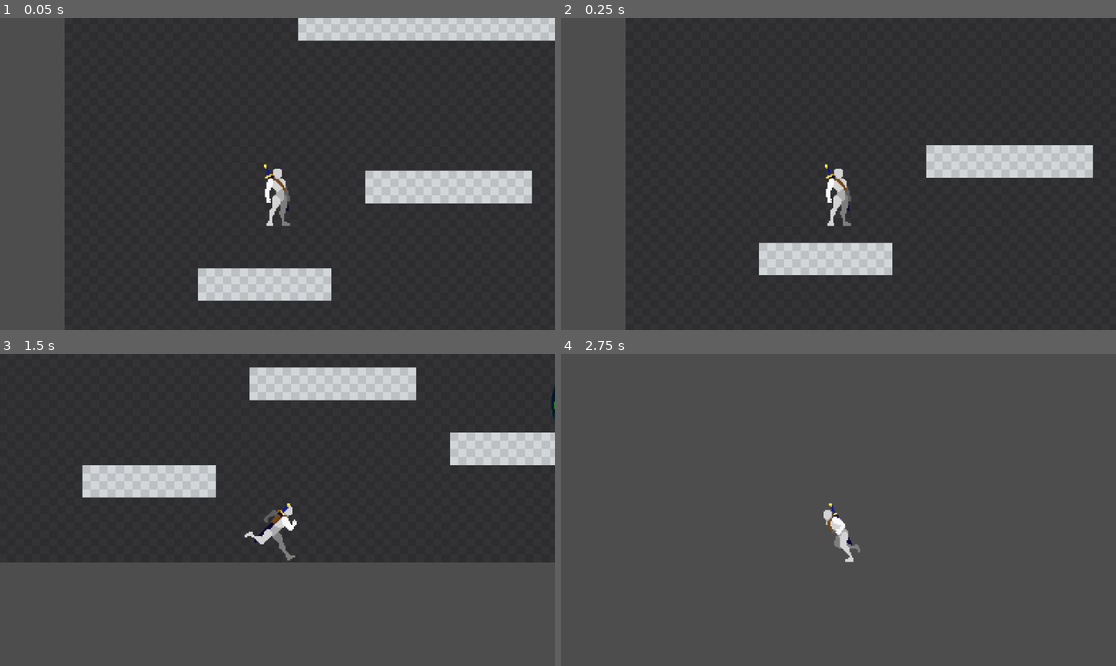
Above: before the commit, frames 1-4 (two rows, left to right).
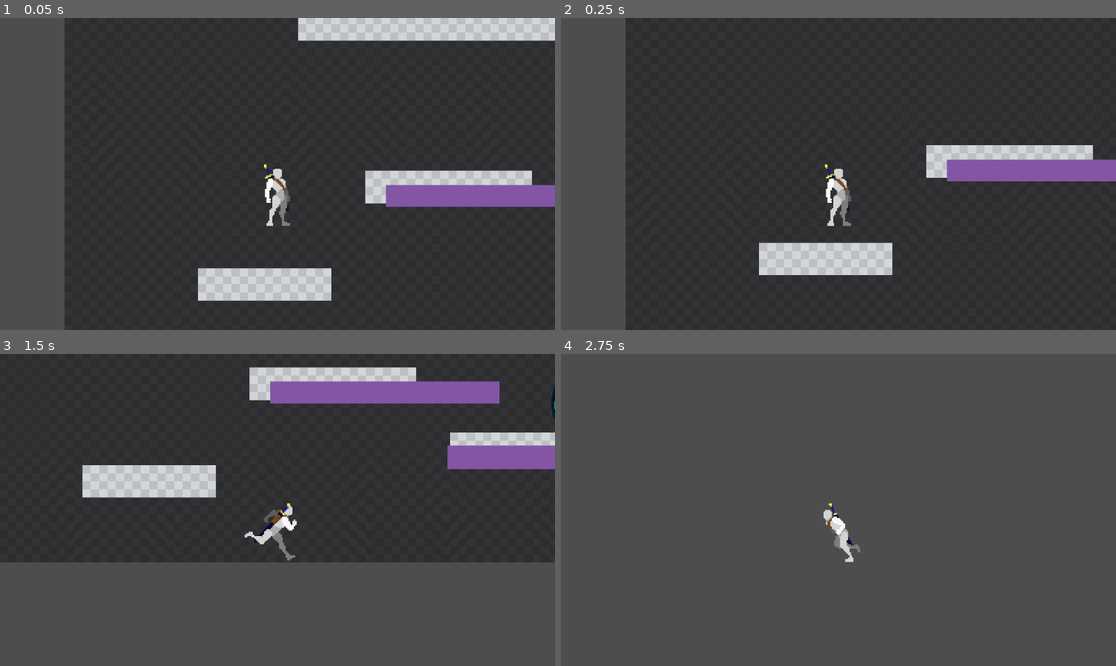
Above: after the commit, the same moments.

Repository: Lidrial/projet_69
Game: Godot game, scene res://demo_level.tscn
Same seed, same stepped clock (60 frames per second), same inputs: the game is played once before the commit and once after it. This scene is started directly instead of the project's main scene.
Inputs:
- Up to frame 1 (0.05 s): no input
- Up to frame 2 (0.25 s): no input
- Up to frame 3 (1.5 s): tap Enter (ui_accept) at 0.5, 0.77 s; hold Shift (input_shift) 0.53-1.28 s; hold D (input_move_right) from 0.53 s (still down); tap Space (input_space) at 1.35 s
- Up to frame 4 (2.75 s): tap Enter (ui_accept) at 1.52 s; release D (input_move_right) at 2.03 s; hold A (input_move_left) from 2.03 s (still down); hold Shift (input_shift) from 2.03 s (still down)

The runs differ from the first frame. In frame 1, 2.2% of the frame differs, in the area x 69-100%, y 53-61%; in frame 2, 2.1%; in frame 3, 4.5%, in the area x 48-100%, y 8-37%; in frame 4, nothing differs.

Commit message:
résolution bug multiple saut cthulu

Diff:
--- a/CthuluBody2D.gd
+++ b/CthuluBody2D.gd
@@ -3,9 +3,10 @@
 const SPEED = 150.0
 var mouvementX = 0
 var saut = 0
-var OneOrTwo
+var action
 var temp = 10
 const JUMP_VELOCITY = -400.0
+var HasJumped = false
 
 # Get the gravity from the project settings to be synced with RigidBody nodes.
 var gravity = ProjectSettings.get_setting("physics/2d/default_gravity")
@@ -21,28 +22,35 @@
 		velocity.y += gravity * delta
 	#pick a random number between 1 and 2 every 10 frames
 	if temp == 0:
-		OneOrTwo = randi_range(1,4)
-		print(OneOrTwo)
-		#OneOrTwo = 4
+		action = randi_range(1,4)
+		HasJumped = false
+		print(action)
 		temp = 60
 	else:
 		temp -= 1
-	#OneOrTwo = randi_range(1,2)
-	if OneOrTwo == 1:
+	#action = randi_range(1,2)
+	if action == 1:
 		%CthuluBody2D.position.x += 1
 		%AnimatedCthulu2D.flip_h = false
 		%AnimatedCthulu2D.play("walk")
+		#HasJumped = false
 
-	elif OneOrTwo == 2:
+
+	elif action == 2:
 		%CthuluBody2D.position.x += -1
 		%AnimatedCthulu2D.flip_h = true
 		%AnimatedCthulu2D.play("walk")
-	elif OneOrTwo == 3:
+		#HasJumped = false
+
+	elif action == 3:
 		%CthuluBody2D.position.x += 0
 		%AnimatedCthulu2D.play("idle")
-	elif is_on_floor():
+		#HasJumped = false
+
+	elif is_on_floor() and HasJumped == false:
 		%AnimatedCthulu2D.play("fly")
 		velocity.y = JUMP_VELOCITY
+		HasJumped = true
 	pass
 
 	move_and_slide()
--- a/mob_cthulu.tscn
+++ b/mob_cthulu.tscn
@@ -314,13 +314,12 @@
 
 [node name="AnimatedCthulu2D" type="AnimatedSprite2D" parent="CthuluBody2D"]
 unique_name_in_owner = true
-position = Vector2(96, 56)
+position = Vector2(97, 56)
 sprite_frames = SubResource("SpriteFrames_guqbb")
-animation = &"1atk"
-frame_progress = 0.757228
+animation = &"walk"
 
 [node name="CthuluShape2D" type="CollisionShape2D" parent="CthuluBody2D"]
-position = Vector2(97, 67.0128)
+position = Vector2(98, 67.0128)
 scale = Vector2(1.49744, 1.49744)
 shape = SubResource("RectangleShape2D_upu87")
 
@@ -329,8 +328,7 @@
 visible = false
 
 [node name="StaticBody2D" type="StaticBody2D" parent="."]
-process_mode = 4
-visible = false
+position = Vector2(-264, -370)
 collision_layer = 15
 collision_mask = 15
 
@@ -346,3 +344,22 @@
 offset_bottom = 520.0
 scale = Vector2(11.4907, 0.558573)
 color = Color(0.517647, 0.333333, 0.647059, 1)
+
+[node name="StaticBody2D2" type="StaticBody2D" parent="."]
+position = Vector2(-296, -402)
+scale = Vector2(0.480033, 0.938256)
+collision_layer = 15
+collision_mask = 15
+
+[node name="CollisionShape2D" type="CollisionShape2D" parent="StaticBody2D2"]
+position = Vector2(496, 491)
+scale = Vector2(1.12783, 1.12783)
+shape = SubResource("RectangleShape2D_qu525")
+
+[node name="ColorRect" type="ColorRect" parent="StaticBody2D2"]
+offset_left = 267.0
+offset_top = 480.0
+offset_right = 307.0
+offset_bottom = 520.0
+scale = Vector2(11.4907, 0.558573)
+color = Color(0.517647, 0.333333, 0.647059, 1)
Not shown: 1 places in demo_level.tscn that only renumber resources
Not shown: 1 places in mob_cthulu.tscn that only renumber resources
